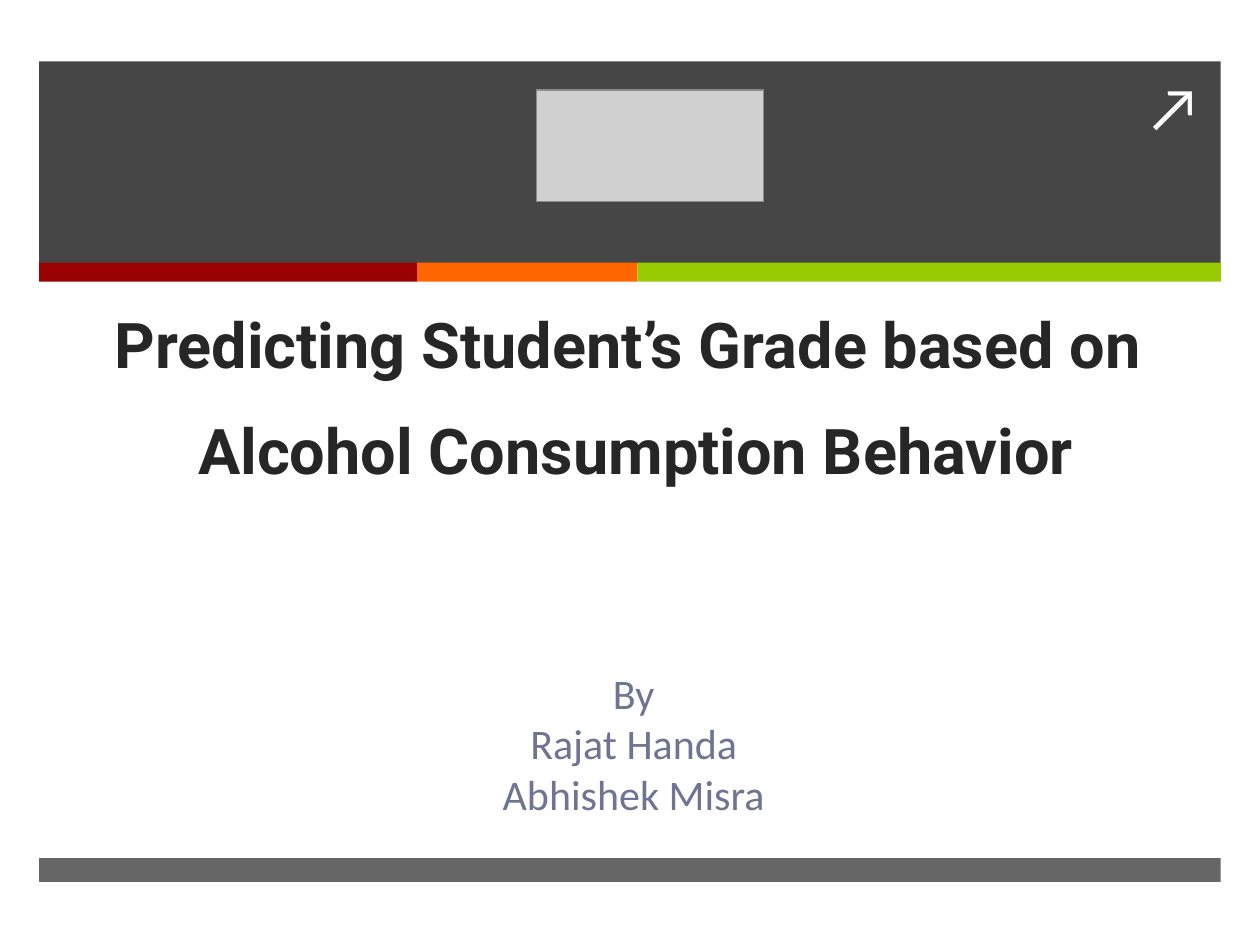
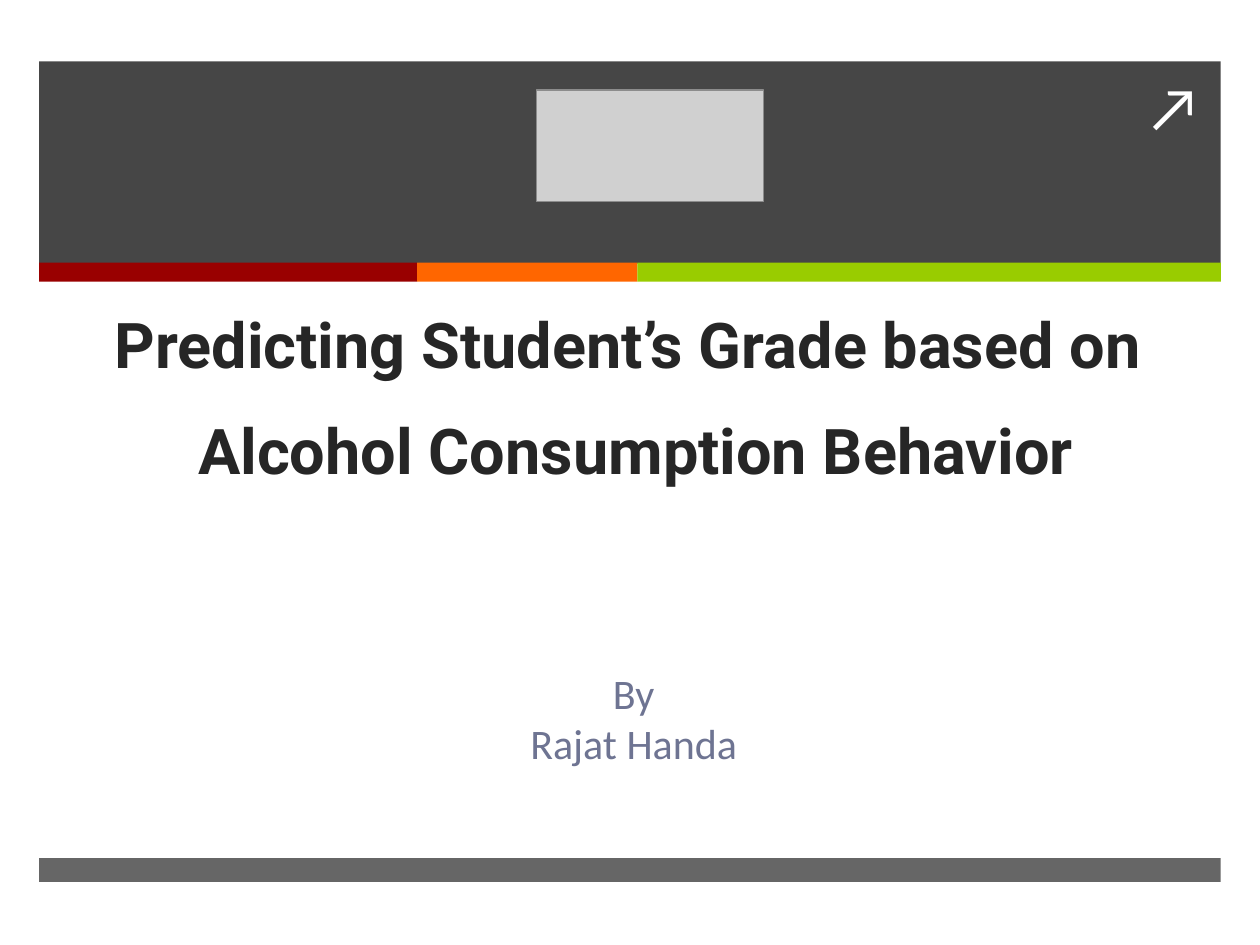
Before and after one commit to RajatHanda/Kaggle-competitions, a slide deck: slide 1 of Grades Prediction/or568.pptx. Drawn at 1260x945 pixels with LibreOffice and Linux fonts; fonts in the diff are those of the drawing; grey boxes stand for pictures. Boxes give left, top, right and bottom in pixels: in the first picture for what was removed or moved away, otherwise in the second. Text is boxed around its words. In the diff, an @@ line names an element or a change of style, - is before the commit and + after.

```diff
--- a/Grades Prediction/or568.pptx
+++ b/Grades Prediction/or568.pptx
@@ subtitle at box(503, 781, 765, 811): paragraph removed @@
-Abhishek Misra
```
Also in this commit, not shown: 1 other file.
